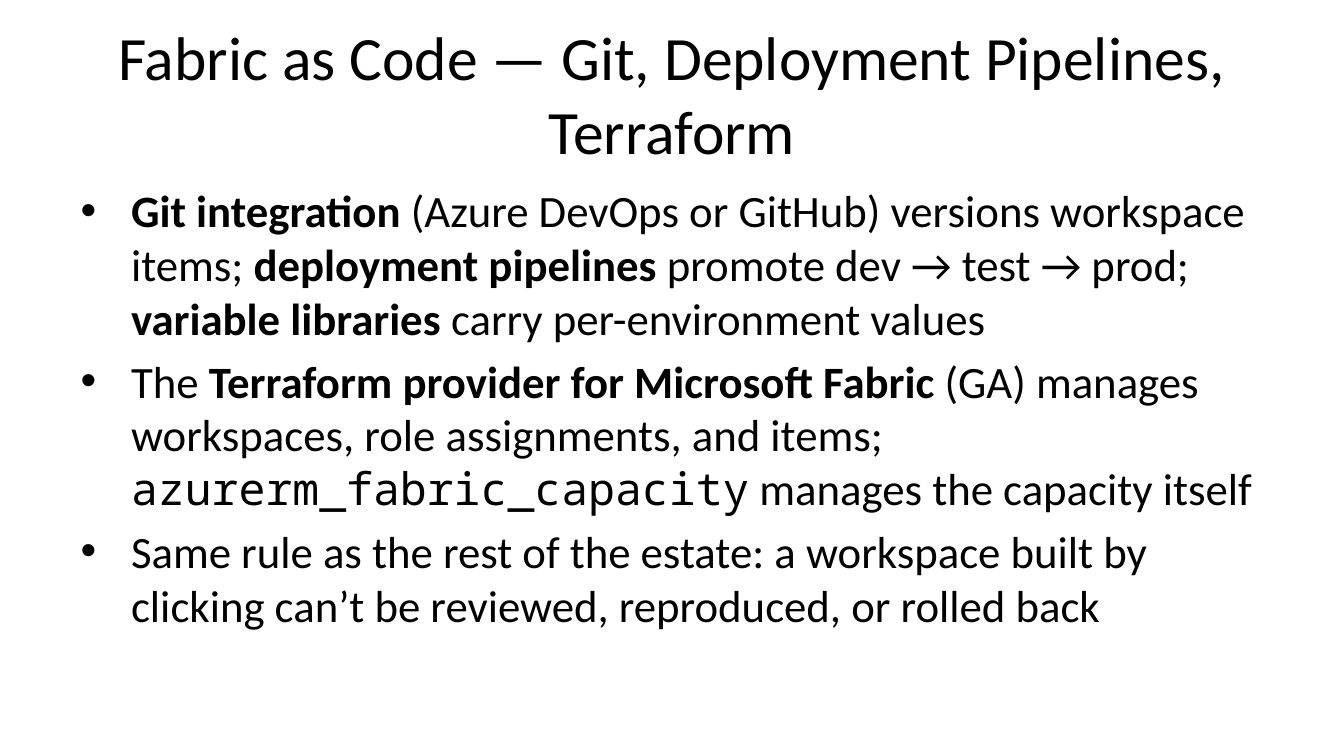
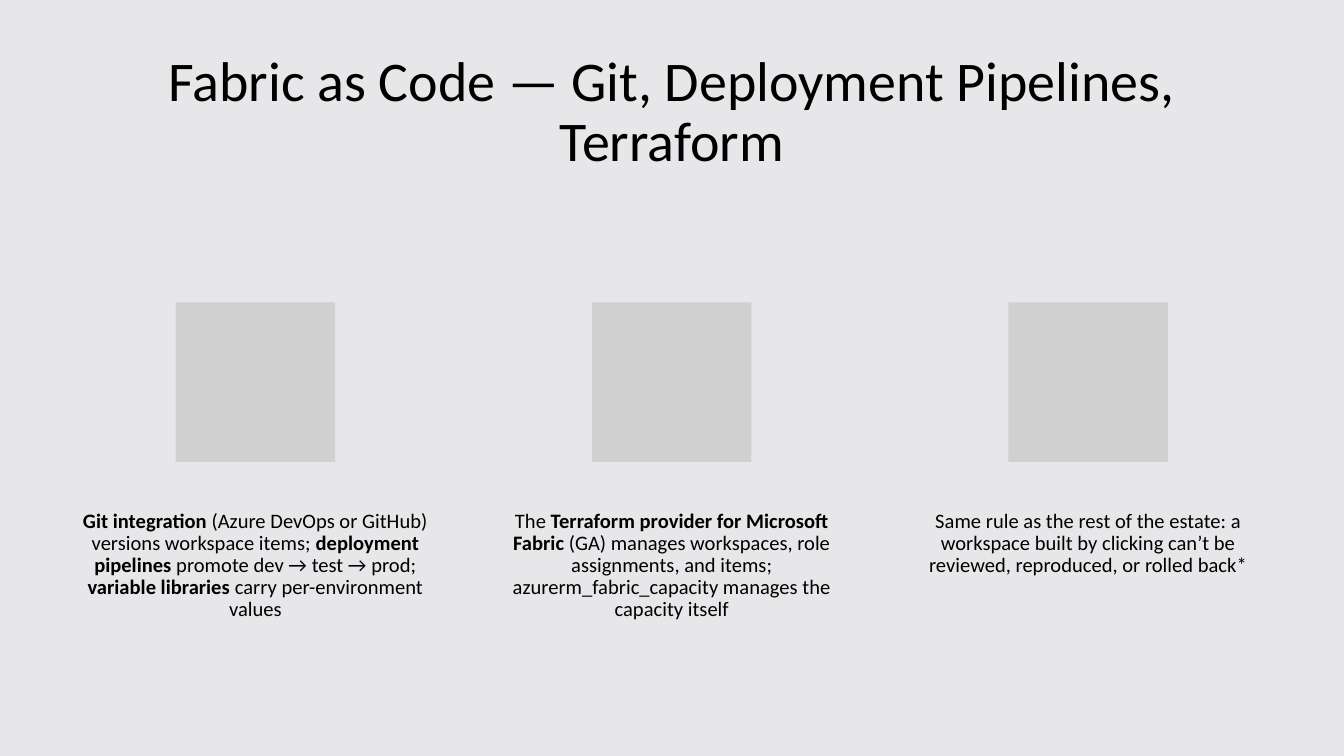
Before and after one commit to DC-AC/Azure-Precon, a slide deck: slide 43 of azure-precon-slides.pptx (slide 41 before the commit). Drawn at 1344x756 pixels with LibreOffice and Linux fonts; fonts in the diff are those of the drawing; grey boxes stand for pictures. Boxes give left, top, right and bottom in pixels: in the first picture for what was removed or moved away, otherwise in the second. Text is boxed around its words. In the diff, an @@ line names an element or a change of style, - is before the commit and + after.

```diff
--- a/azure-precon-slides.pptx
+++ b/azure-precon-slides.pptx
@@ rectangle added at box(0, 0, 1344, 755), fill #F2F2F2 @@
@@ rectangle added at box(0, 0, 1344, 755), fill #604A7B at 7% opacity @@
@@ title "Fabric as Code — Git, ...": place and size @@
-title "Fabric as Code — Git, ..." at box(118, 37, 1224, 155)
+title "Fabric as Code — Git, ..." at box(169, 62, 1175, 162)
@@ title "Fabric as Code — Git, ..." at box(169, 62, 1175, 162): size 33 to 30 pt; line spacing 1 to 0.9 @@
@@ text removed at box(131, 194, 1252, 630) @@
-• Git integration (Azure DevOps or GitHub) versions workspace items; deployment pipelines promote dev → test → prod; variable libraries carry per-environment values
-• The Terraform provider for Microsoft Fabric (GA) manages workspaces, role assignments, and items; azurerm_fabric_capacity manages the capacity itself
-• Same rule as the rest of the estate: a workspace built by clicking can’t be reviewed, reproduced, or rolled back
@@ group added at box(83, 302, 1247, 620): 3 pictures, 3 texts @@
+Git integration (Azure DevOps or GitHub) versions workspace items; deployment pipelines promote dev → test → prod; variable libraries carry per-environment values
+The Terraform provider for Microsoft Fabric (GA) manages workspaces, role assignments, and items; azurerm_fabric_capacity manages the capacity itself
+Same rule as the rest of the estate: a workspace built by clicking can’t be reviewed, reproduced, or rolled back*
```
Also in this commit, not shown: 101 other slides changed, 8 slides added, 1 slide removed, 2 other files.
